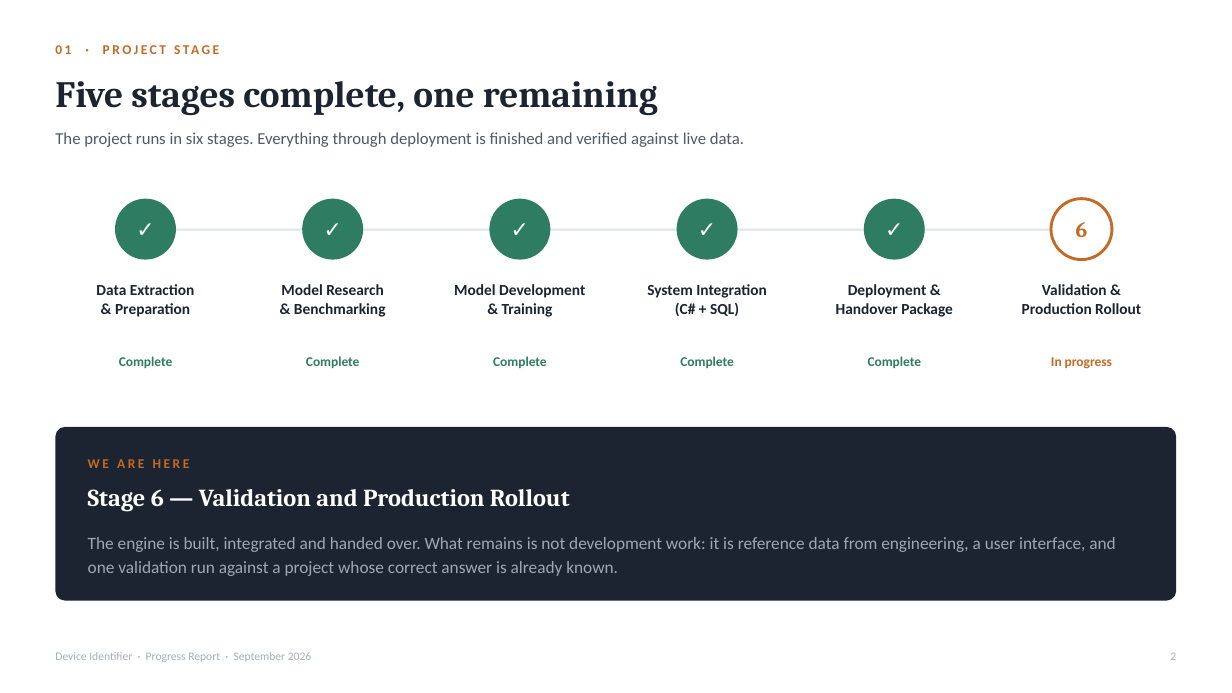
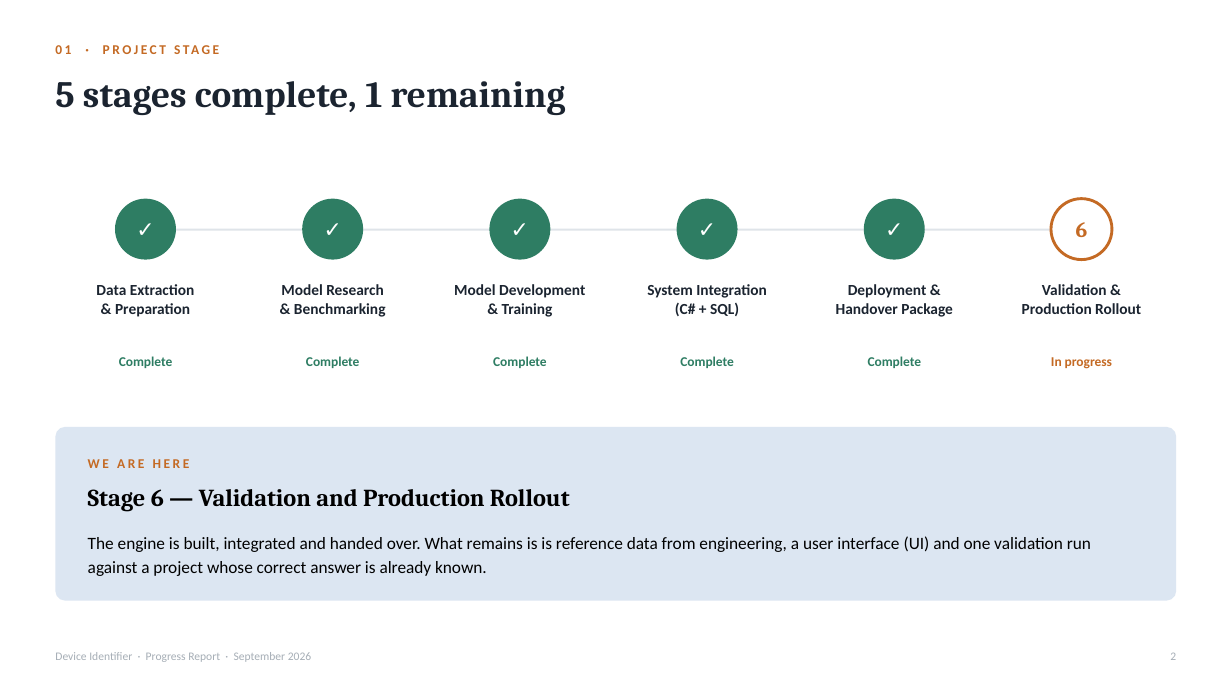
Before and after one commit to Syaziyah30/DeviceCluster, a slide deck: slide 3 of handoff/DeviceIdentifierProgress.pptx (slide 2 before the commit). Drawn at 1232x693 pixels with LibreOffice and Linux fonts; fonts in the diff are those of the drawing. Boxes give left, top, right and bottom in pixels: in the first picture for what was removed or moved away, otherwise in the second. Text is boxed around its words. In the diff, an @@ line names an element or a change of style, - is before the commit and + after.

```diff
--- a/handoff/DeviceIdentifierProgress.pptx
+++ b/handoff/DeviceIdentifierProgress.pptx
@@ text at [55,81,566,115]: text changed @@
-Five stages complete, one remaining
+5 stages complete, 1 remaining
@@ text removed at [55,132,744,147] @@
-The project runs in six stages. Everything through deployment is finished and verified against live data.
@@ rounded rectangle at [55,427,1177,601]: fill #1B2430 to #DCE6F2 @@
@@ text "Stage 6 — Validation and ..." at [88,489,570,512]: text colour #FFFFFF to #000000 @@
@@ text at [88,536,1091,576]: text changed; text colour #9EA8B2 to #000000 @@
-The engine is built, integrated and handed over. What remains is not development work: it is reference data from engineering, a user interface, and one validation run against a project whose correct answer is already known.
+The engine is built, integrated and handed over. What remains is is reference data from engineering, a user interface (UI) and one validation run against a project whose correct answer is already known.
```
Also in this commit, not shown: 15 other slides changed, 6 slides added.
